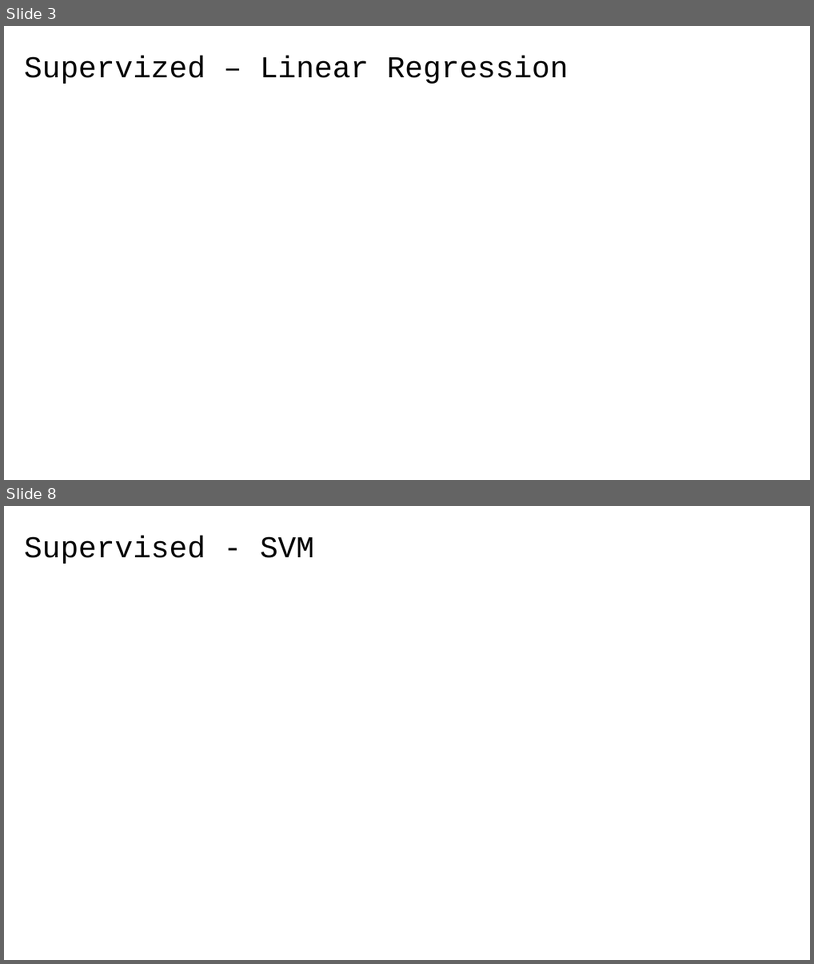
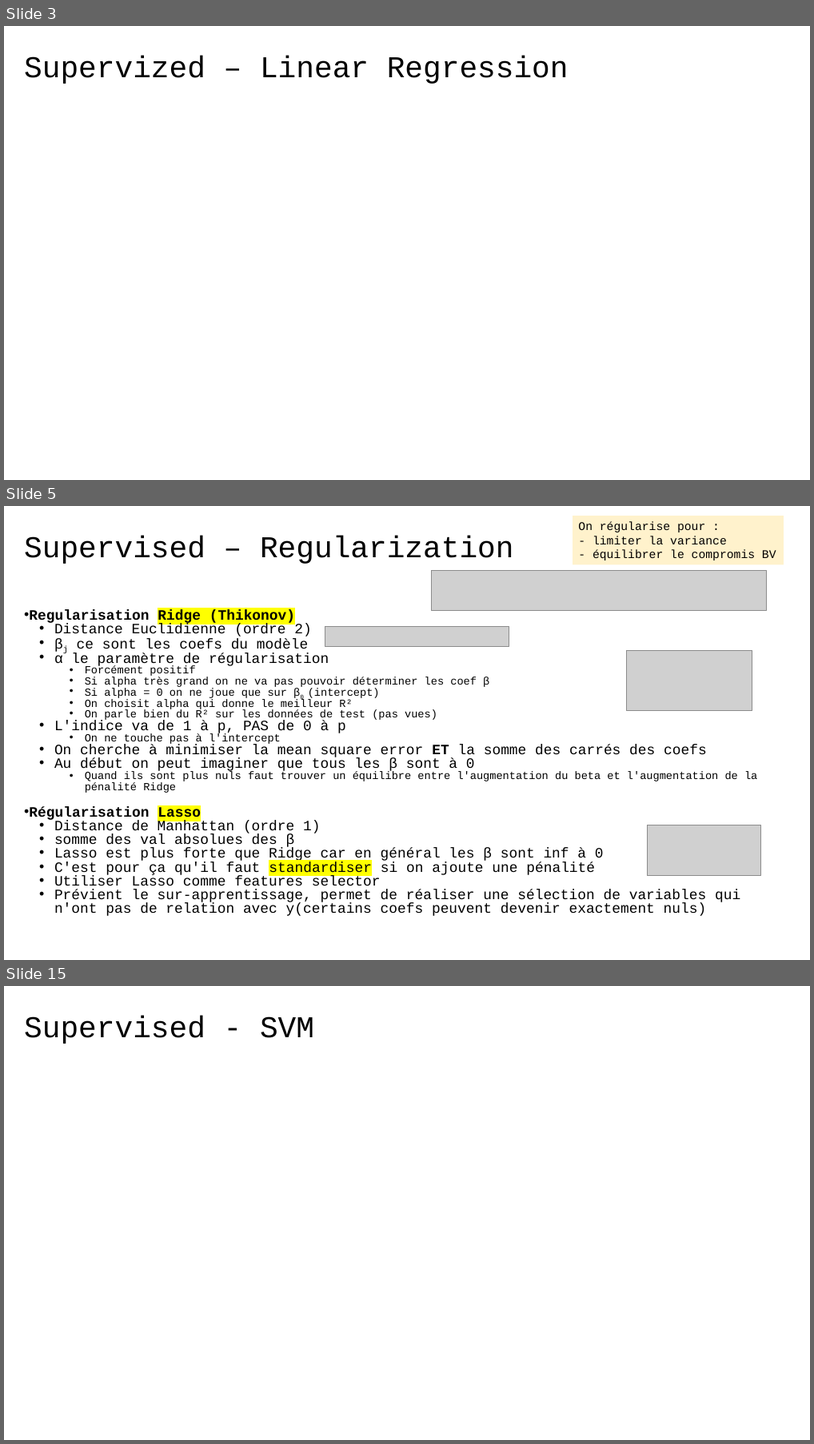
Before and after one commit to 40tude/fullstack_mars_2024_2, a slide deck: 12_assets/course_review.pptx. Shown one above the other, each under a label of ours: slides 3 and 8 before the commit, slides 3, 5 and 15 after it; the slides between them are not shown. The pictures are 814x964 and 814x1444 pixels, drawn with LibreOffice and Linux fonts; fonts in the diff are those of the drawing; grey boxes stand for pictures. Boxes give left, top, right and bottom in pixels: in the first picture for what was removed or moved away, otherwise in the second. Text is boxed around its words. In the diff, an @@ line names an element or a change of style, - is before the commit and + after.

```diff
--- a/12_assets/course_review.pptx
+++ b/12_assets/course_review.pptx
@@ slide 5 added at [4, 506, 810, 960], background #FFFFFF @@
@@ rectangle added at [574, 516, 784, 564], fill #FFF2CC, 14 pt, text #000000 @@
+On régularise pour :
+- limiter la variance
+- équilibrer le compromis BV
@@ title added at [24, 536, 514, 564], 36 pt, text #000000 @@
+Supervised – Regularization
@@ picture added at [432, 570, 767, 610] @@
@@ text added at [29, 609, 741, 916], 17 pt, text #000000 @@
+• Regularisation Ridge (Thikonov)
+  • Distance Euclidienne (ordre 2)
+  • βj ce sont les coefs du modèle
+  • α le paramètre de régularisation
+    • Forcément positif
+    • Si alpha très grand on ne va pas pouvoir déterminer les coef β
+    • Si alpha = 0 on ne joue que sur β0 (intercept)
+    • On choisit alpha qui donne le meilleur R²
+    • On parle bien du R² sur les données de test (pas vues)
+  • L'indice va de 1 à p, PAS de 0 à p
+    • On ne touche pas à l'intercept
+  • On cherche à minimiser la mean square error ET la somme des carrés des coefs
+  • Au début on peut imaginer que tous les β sont à 0
+    • Quand ils sont plus nuls faut trouver un équilibre entre l'augmentation du beta et l'augmentation de la pénalité Ridge
+• Régularisation Lasso
+  • Distance de Manhattan (ordre 1)
+  • somme des val absolues des β
+  • Lasso est plus forte que Ridge car en général les β sont inf à 0
+  • C'est pour ça qu'il faut standardiser si on ajoute une pénalité
+  • Utiliser Lasso comme features selector
+  • Prévient le sur-apprentissage, permet de réaliser une sélection de variables qui n'ont pas de relation avec y(certains coefs peuvent devenir exactement nuls)
@@ picture added at [326, 626, 510, 646] @@
@@ picture added at [626, 651, 752, 711] @@
@@ picture added at [648, 825, 762, 875] @@
@@ what was slide 8 is now slide 15 @@
```
Also in this commit, not shown: 5 slides changed, 7 other slides added, 2 slides removed.
